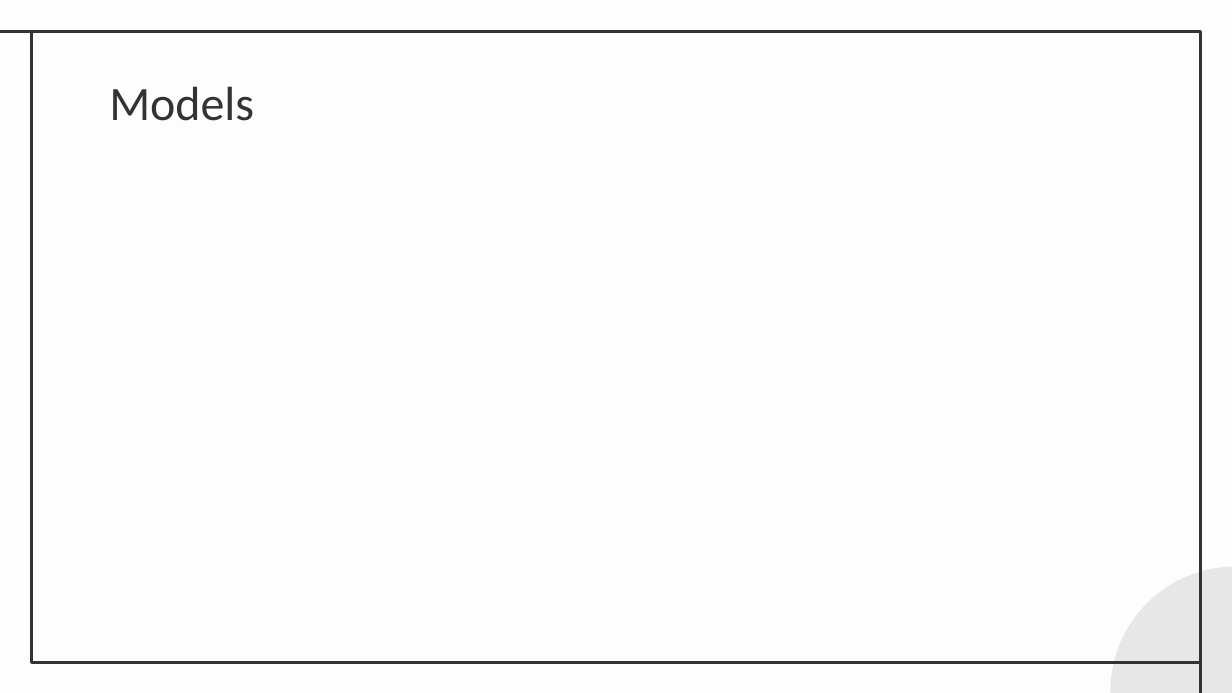
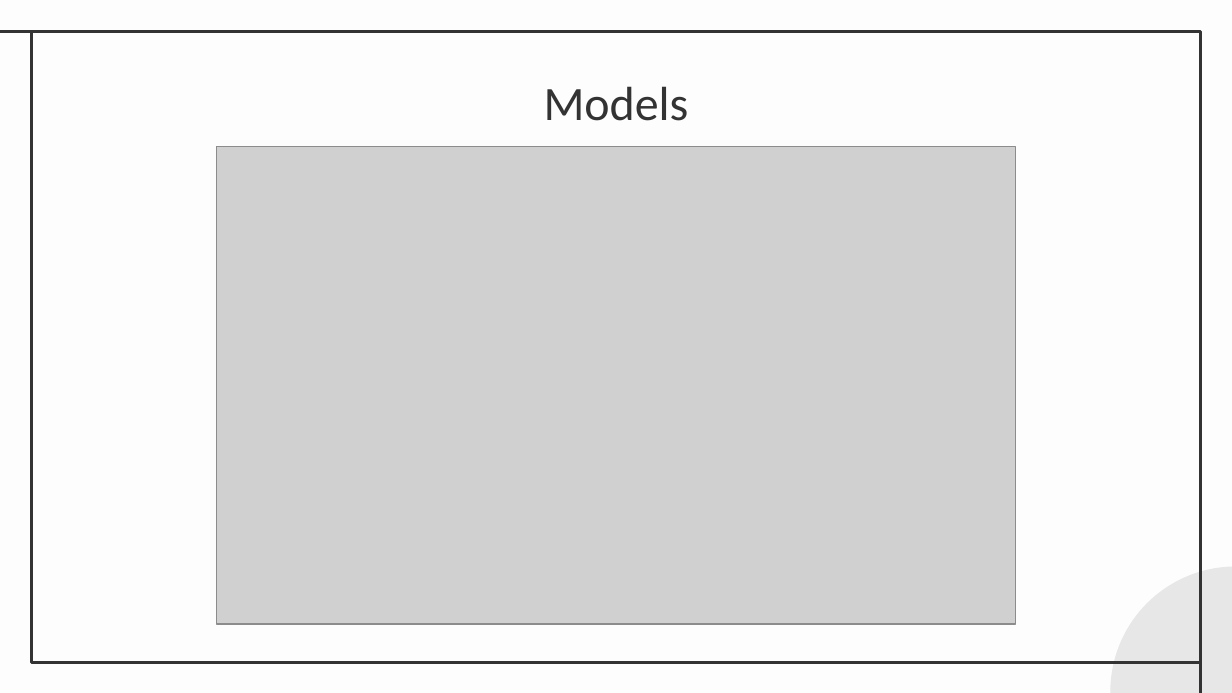
Before and after one commit to breftejk/ZTP-Project, a slide deck: slide 5 of Prezentacja UML projektu.pptx. Drawn at 1232x693 pixels with LibreOffice and Linux fonts; fonts in the diff are those of the drawing; grey boxes stand for pictures. Boxes give left, top, right and bottom in pixels: in the first picture for what was removed or moved away, otherwise in the second. Text is boxed around its words. In the diff, an @@ line names an element or a change of style, - is before the commit and + after.

```diff
--- a/Prezentacja UML projektu.pptx
+++ b/Prezentacja UML projektu.pptx
@@ title "Models" at (x1=544, y1=86, x2=689, y2=121): alignment left to centre @@
@@ picture added at (x1=217, y1=147, x2=1015, y2=623) @@
```
Also in this commit, not shown: 6 slides added, 5 slides removed, 4 other files.
